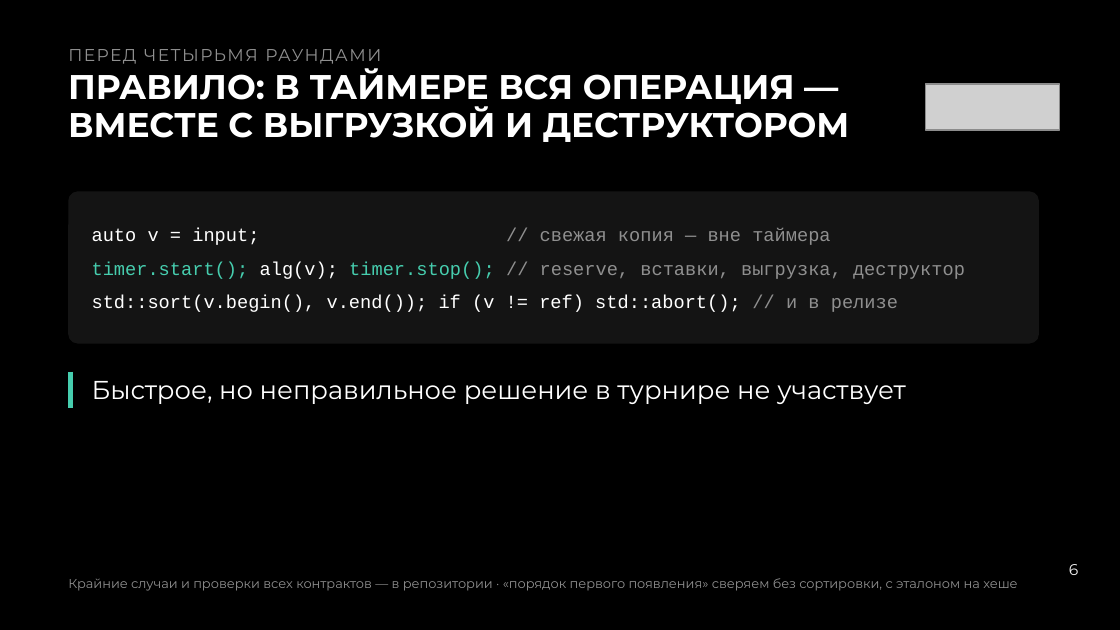
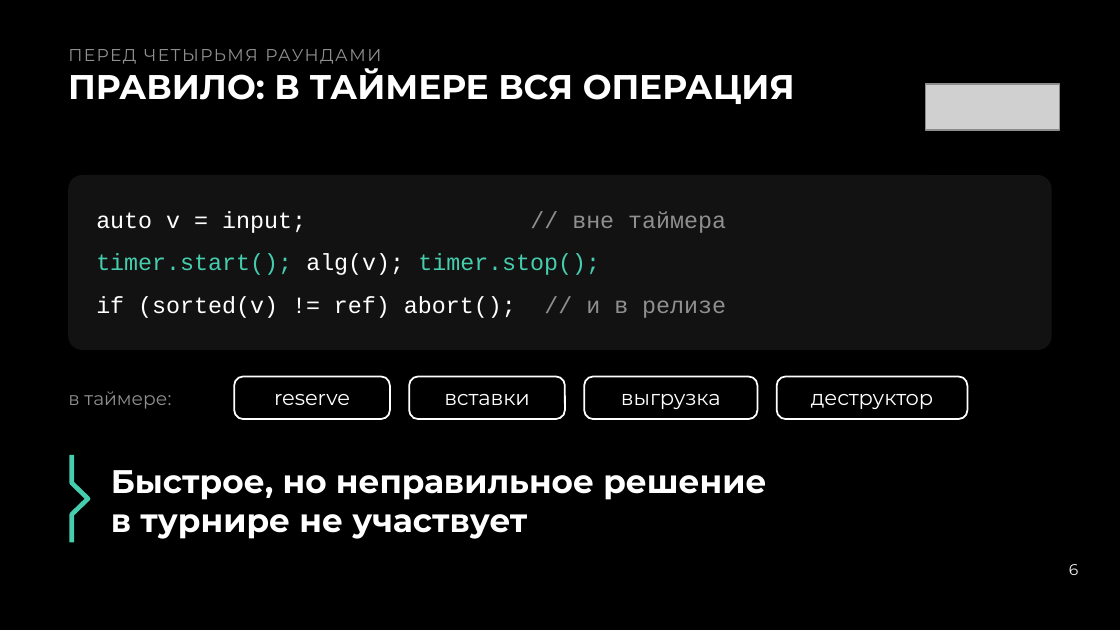
Before and after one commit to Neoron95/conference-hardfest-algorithms, a slide deck: slide 6 of prep/deck/hardfest2026_deck.pptx. Drawn at 1120x630 pixels with LibreOffice and Linux fonts; fonts in the diff are those of the drawing; grey boxes stand for pictures. Boxes give left, top, right and bottom in pixels: in the first picture for what was removed or moved away, otherwise in the second. Text is boxed around its words. In the diff, an @@ line names an element or a change of style, - is before the commit and + after.

```diff
--- a/prep/deck/hardfest2026_deck.pptx
+++ b/prep/deck/hardfest2026_deck.pptx
@@ text at [68, 68, 795, 104]: text changed @@
-ПРАВИЛО: В ТАЙМЕРЕ ВСЯ ОПЕРАЦИЯ — ВМЕСТЕ С ВЫГРУЗКОЙ И ДЕСТРУКТОРОМ
+ПРАВИЛО: В ТАЙМЕРЕ ВСЯ ОПЕРАЦИЯ
@@ rounded rectangle: place and size @@
-rounded rectangle at [68, 192, 1039, 344]
+rounded rectangle at [68, 175, 1052, 349]
@@ rounded rectangle at [68, 175, 1052, 349]: fill #141414 to #121212; proportions changed @@
@@ text removed at [92, 228, 830, 245] @@
-auto v = input; // свежая копия — вне таймера
@@ text at [96, 212, 726, 318]: text changed; size 12 to 15 pt @@
-std::sort(v.begin(), v.end()); if (v != ref) std::abort(); // и в релизе
+auto v = input; // вне таймера
+timer.start(); alg(v); timer.stop();
+if (sorted(v) != ref) abort(); // и в релизе
@@ text removed at [92, 262, 965, 279] @@
-timer.start(); alg(v); timer.stop(); // reserve, вставки, выгрузка, деструктор
@@ freeform shape removed at [71, 372, 71, 409] @@
@@ rounded rectangle added at [234, 376, 390, 419], outline #FFFFFF 1.13 pt @@
@@ rounded rectangle added at [409, 376, 564, 419], outline #FFFFFF 1.13 pt @@
@@ rounded rectangle added at [585, 376, 758, 419], outline #FFFFFF 1.13 pt @@
@@ rounded rectangle added at [776, 376, 967, 419], outline #FFFFFF 1.13 pt @@
@@ text added at [68, 391, 171, 409], 12 pt, text #8F8F8F @@
+в таймере:
@@ text added at [274, 394, 350, 405], 13.5 pt, text #FFFFFF @@
+reserve
@@ text added at [444, 394, 530, 405], 13.5 pt, text #FFFFFF @@
+вставки
@@ text added at [621, 394, 721, 409], 13.5 pt, text #FFFFFF @@
+выгрузка
@@ text added at [811, 394, 934, 409], 13.5 pt, text #FFFFFF @@
+деструктор
@@ freeform shape added at [72, 455, 88, 542], outline #46CDAE 3 pt @@
@@ text "Быстрое, но неправильное решение в ...": place and size @@
-text "Быстрое, но неправильное решение в ..." at [92, 381, 906, 404]
+text "Быстрое, но неправильное решение в ..." at [111, 470, 766, 539]
@@ text "Быстрое, но неправильное решение в ..." at [111, 470, 766, 539]: size 16.6 to 21 pt, bold on; line spacing 20.7pt to 25.5pt @@
@@ text removed at [68, 578, 1017, 591] @@
-Крайние случаи и проверки всех контрактов — в репозитории · «порядок первого появления» сверяем без сортировки, с эталоном на хеше
```
Also in this commit, not shown: 45 other slides changed, 1 slide added, 1 slide removed, 3 other files.
